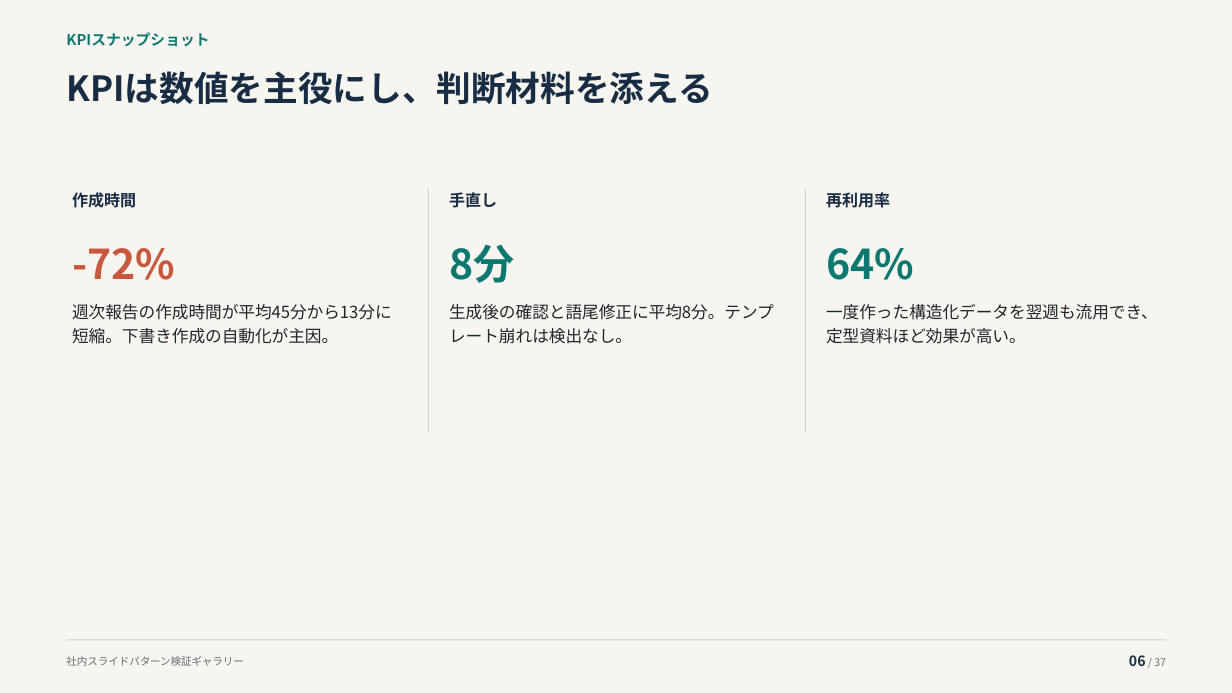
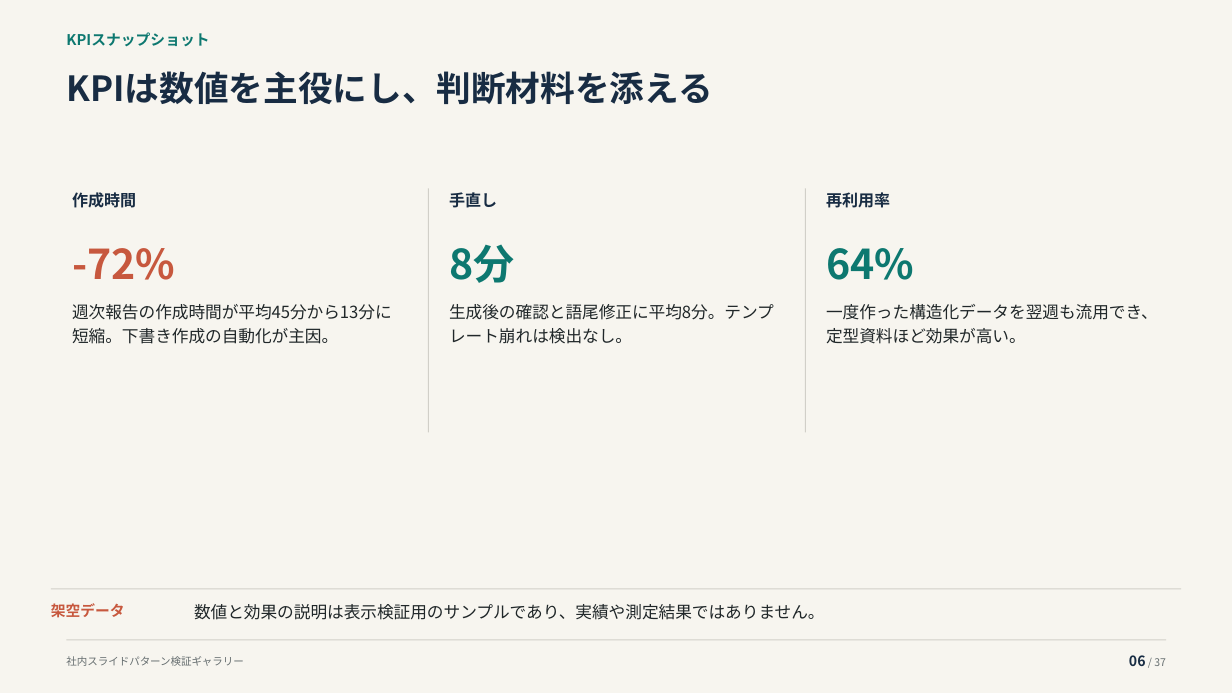
Before and after one commit to thinas1115/pptxdsl, a slide deck: slide 6 of examples/gallery/pattern_gallery.pptx. Drawn at 1232x693 pixels with LibreOffice and Linux fonts; fonts in the diff are those of the drawing. Boxes give left, top, right and bottom in pixels: in the first picture for what was removed or moved away, otherwise in the second. Text is boxed around its words. In the diff, an @@ line names an element or a change of style, - is before the commit and + after.

```diff
--- a/examples/gallery/pattern_gallery.pptx
+++ b/examples/gallery/pattern_gallery.pptx
@@ rectangle added at (x1=51, y1=589, x2=1181, y2=590), fill #D1CFC8 @@
@@ text added at (x1=51, y1=603, x2=125, y2=618), 11.5 pt, text #C7583E, bold @@
+架空データ
@@ text added at (x1=194, y1=604, x2=825, y2=620), 13 pt, text #202729 @@
+数値と効果の説明は表示検証用のサンプルであり、実績や測定結果ではありません。
```
Also in this commit, not shown: 1 other slide changed, 9 other files.
